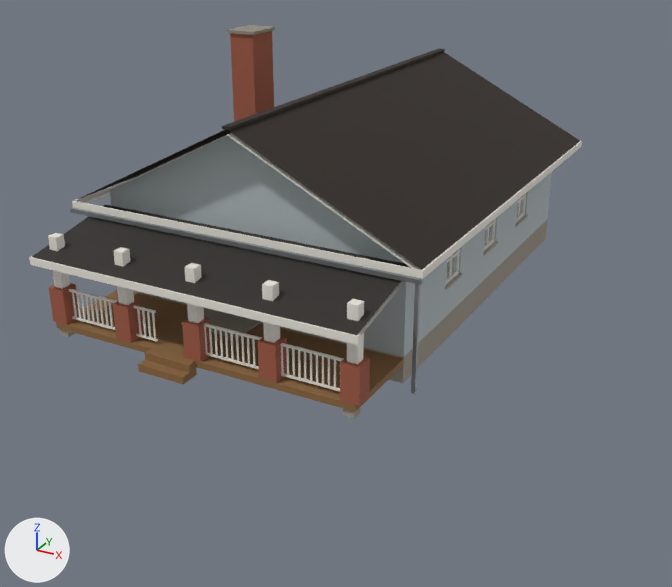
One commit to the glTF model assets/models/small_buildings/bungalow.glb: the scene before it, then after it.
Camera for both pictures: a camera (50 mm lens) standing at (13.1, -25.0, 11.3) and looking at (1.5, -3.8, 0.7). The lights are fixed; the arrows at lower left show +X, +Y and +Z. The picture after the commit comes second. Objects named as collision shapes, trigger or cutter boxes, shadow casters or lower levels of detail are left out. Vertices at exactly the same position are counted once.

In view in the first picture: 'LOD0'.
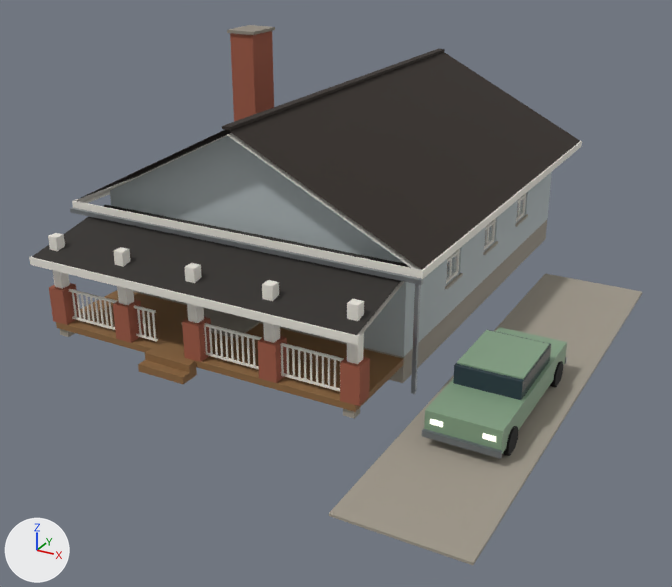
What differs and where, as boxes (x1, y1, x2, y2) in the pictures (672 x 587 px):
'LOD0', reshaped (11% wider, 37% taller): before (29, 25, 582, 419); after (29, 25, 642, 565)
part 1 of me_bungalow_lod0, added: after (329, 273, 642, 565)
part 2 of me_bungalow_lod0, added: after (453, 330, 551, 400)
part 3 of me_bungalow_lod0, added: after (430, 419, 443, 427)
part 4 of me_bungalow_lod0, added: after (482, 433, 496, 442)
part 5 of me_bungalow_lod0, added: after (422, 429, 502, 459)
part 6 of me_bungalow_lod0, added: after (424, 327, 567, 454)
part 7 of me_bungalow_lod0, added: after (457, 330, 549, 380)
part 8 of me_bungalow_lod0, added: after (503, 426, 519, 456)
part 9 of me_bungalow_lod0, added: after (550, 361, 563, 387)

What changed in the scene script:
```text
Add mat_rubber:
    mat_rubber = bpy.data.materials.new('rubber')
    # nodes: BsdfPrincipled, Mix, OutputMaterial, VertexColor
    # colours: black #222222, mixed with the vertex colours
Add mat_paint:
    mat_paint = bpy.data.materials.new('paint')
    mat_paint.use_nodes = True; mat_paint.node_tree.nodes.clear()
    _N = mat_paint.node_tree.nodes; _L = mat_paint.node_tree.links
    n0 = _N.new('ShaderNodeBsdfPrincipled'); n0.name = 'Principled BSDF'
    n0.inputs[2].default_value = 0.4  # 'Roughness'
    n1 = _N.new('ShaderNodeOutputMaterial'); n1.name = 'Material Output'
    n2 = _N.new('ShaderNodeVertexColor'); n2.name = 'Color Attribute'
    _L.new(n0.outputs[0], n1.inputs[0])  # 'BSDF' to 'Surface'
    _L.new(n2.outputs[0], n0.inputs[0])  # 'Color' to 'Base Color'
Change me_bungalow_lod0:
    used by ob_lod0; location = (0.0, 0.0, 0.0)
    remove me_bungalow_lod0.from_pydata(...)  # 2066 vertices, 3706 faces; spans x -5.5..5.4, y -9.2..7.1, z -0.3..6.8
    add me_bungalow_lod0.from_pydata(...)  # 2210 vertices, 3946 faces; spans x -5.5..8.8, y -12.0..7.1, z -0.3..6.8
    me_bungalow_lod0 part 1: a new loose piece, a box spanning x 5.8..8.8, y -12.0..2.0, z 0.0..0.06, in mat_concrete
    me_bungalow_lod0 part 2: a new loose piece, a box spanning x 6.5..8.1, y -7.45..-5.35, z 0.92..1.38, in mat_glassdark
    me_bungalow_lod0 part 3: a new loose piece, a box spanning x 6.55..6.85, y -8.86..-8.85, z 0.62..0.75, in mat_lamp
    me_bungalow_lod0 part 4: a new loose piece, a box spanning x 7.75..8.05, y -8.86..-8.85, z 0.62..0.75, in mat_lamp
    me_bungalow_lod0 part 5: a new loose piece, a box spanning x 6.4..8.2, y -8.93..-8.85, z 0.3..0.45, in mat_metal
    me_bungalow_lod0 part 6: a new loose piece, a box spanning x 6.42..8.18, y -8.85..-4.15, z 0.32..0.92, in mat_paint
    me_bungalow_lod0 part 7: a new loose piece, a box spanning x 6.52..8.08, y -7.35..-5.45, z 1.38..1.42, in mat_paint
    me_bungalow_lod0 part 8: a new loose piece, a 10-sided cylinder along x spanning x 8.01..8.23, y -8.51..-7.89, z 0.0..0.66, in mat_rubber
    me_bungalow_lod0 part 9: a new loose piece, a 10-sided cylinder along x spanning x 8.01..8.23, y -5.11..-4.49, z 0.0..0.66, in mat_rubber
    other edits to the shape of me_bungalow_lod0 do not show in these pictures
    add me_bungalow_lod0.materials.append(mat_glassdark)
    add me_bungalow_lod0.materials.append(mat_paint)
    add me_bungalow_lod0.materials.append(mat_rubber)
```
